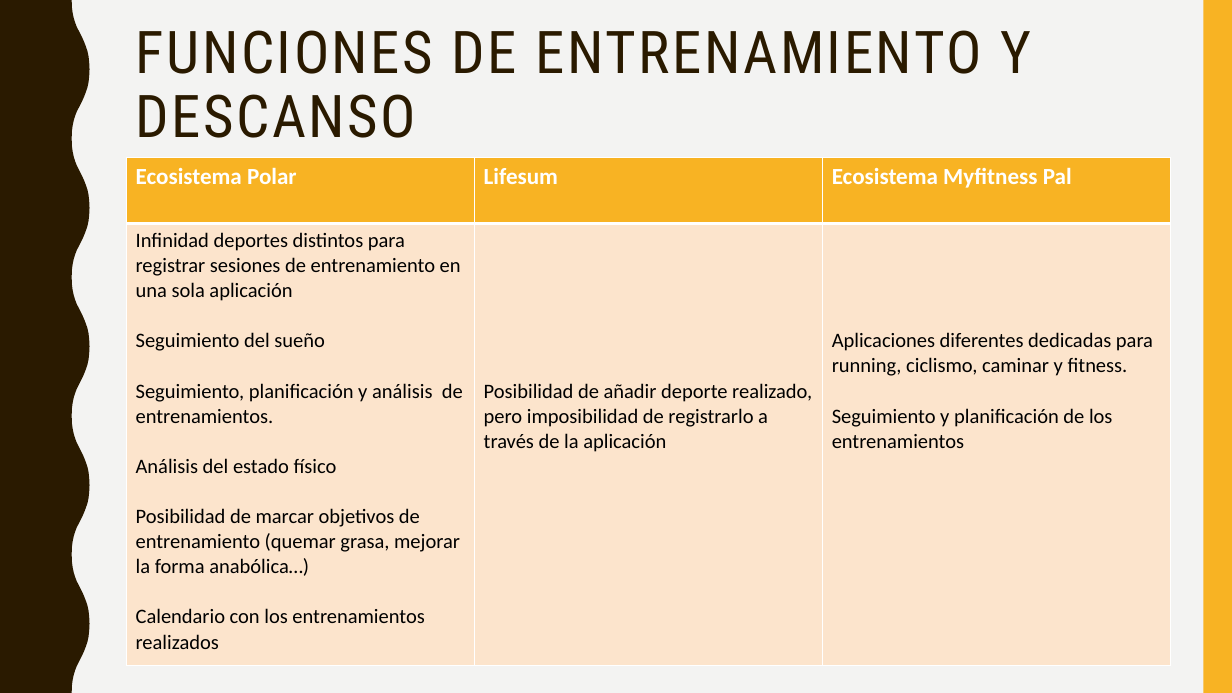
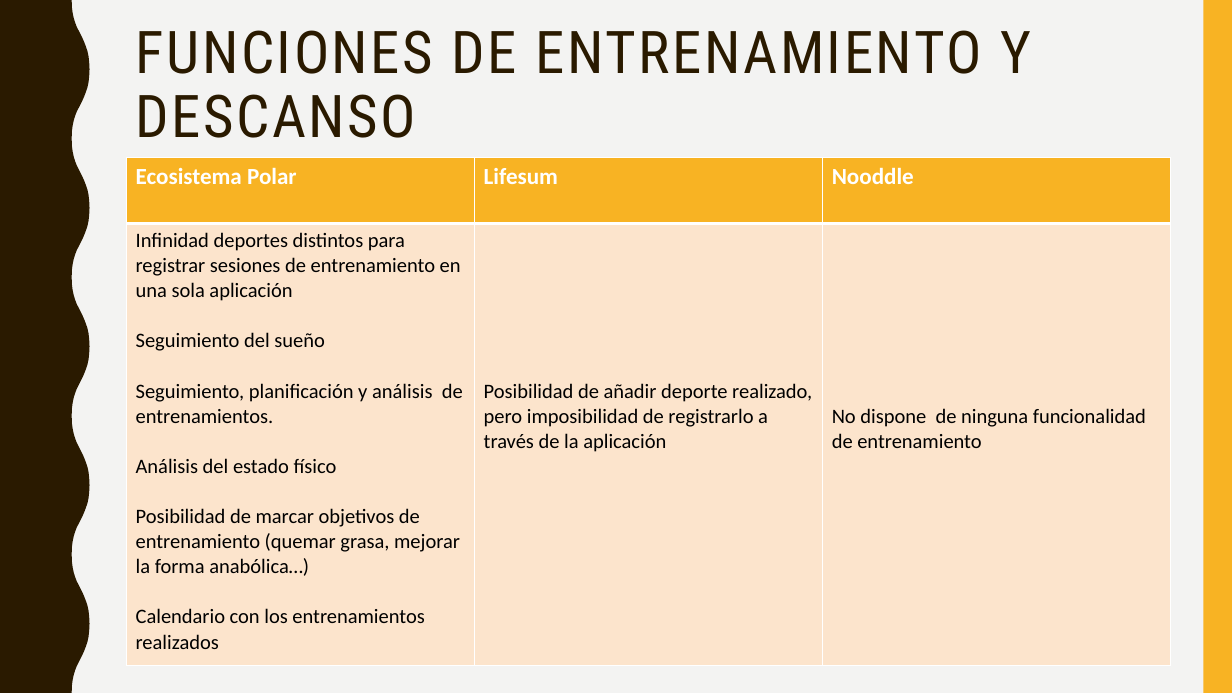
Before and after one commit to drzkn/TFM, a slide deck: slide 4 of Investigación/Benchmark/Benchmark aplicaciones.pptx. Drawn at 1232x693 pixels with LibreOffice and Linux fonts; fonts in the diff are those of the drawing. Boxes give left, top, right and bottom in pixels: in the first picture for what was removed or moved away, otherwise in the second. Text is boxed around its words. In the diff, an @@ line names an element or a change of style, - is before the commit and + after.

```diff
--- a/Investigación/Benchmark/Benchmark aplicaciones.pptx
+++ b/Investigación/Benchmark/Benchmark aplicaciones.pptx
@@ table at (x1=127, y1=158, x2=1172, y2=665) @@
-row 1, column 3: Ecosistema Myfitness Pal
+row 1, column 3: Nooddle
-row 2, column 3: Aplicaciones diferentes dedicadas para running, ciclismo, caminar y fitness. / Seguimiento y planificación de los entrenamientos
+row 2, column 3: No dispone de ninguna funcionalidad de entrenamiento
```
Also in this commit, not shown: 6 other slides changed, 21 other files.
